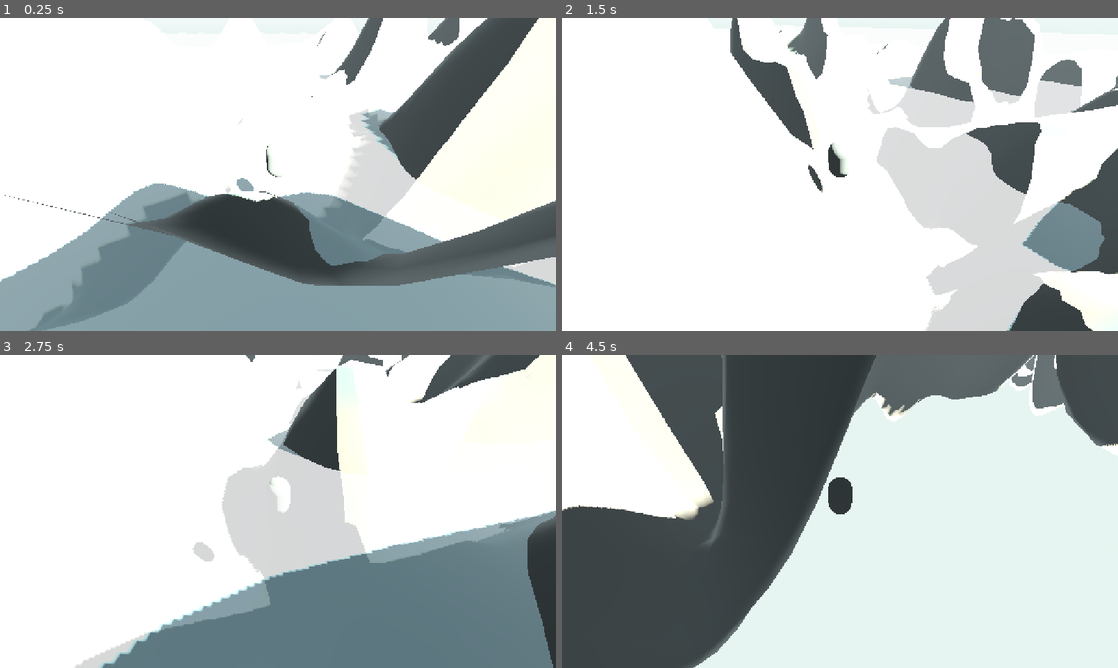
Above: before the commit, frames 1-4 (two rows, left to right).
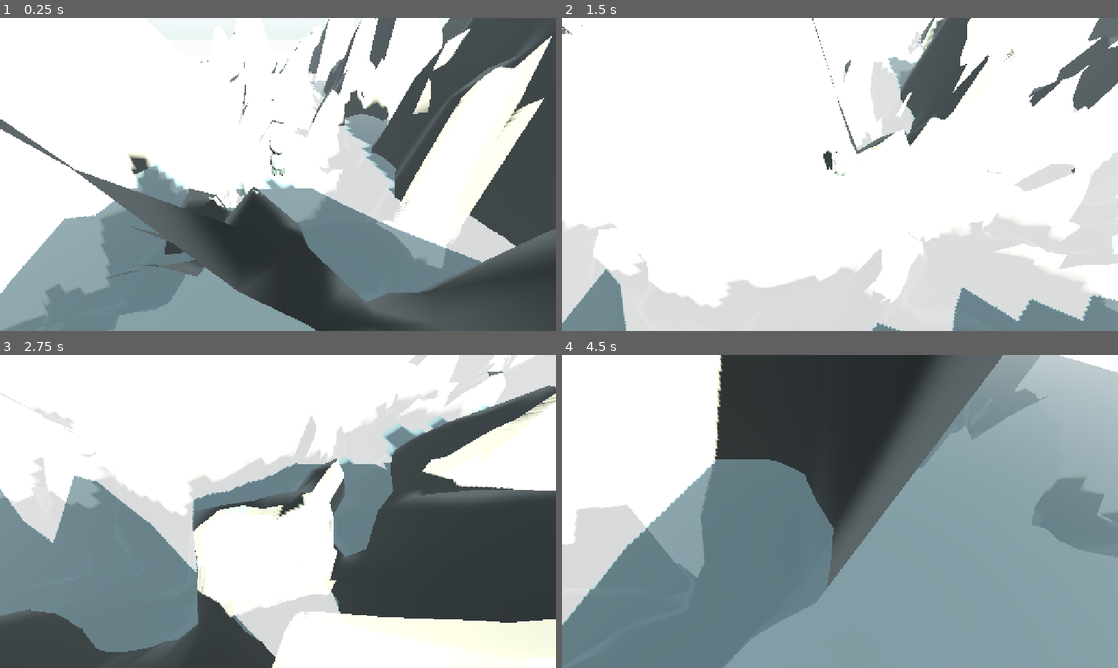
Above: after the commit, the same moments.

Repository: hunterbastian/yama
Game: Godot game, scene res://scenes/main.tscn
The game is run twice, just before and just after one commit, with the same random seed, the same clock (stepped at 60 frames per second) and the same inputs.
Inputs (mouse positions are in pixels of both pictures, inside the frame that each line leads up to):
- Up to frame 1 (0.25 s): no input
- Up to frame 2 (1.5 s): tap Enter at 0.5 s; move the mouse to (867, 174) at 0.52 s; hold Shift (sprint) 0.53-1.28 s; hold W (move_forward) from 0.53 s (still down); tap Space (jump) at 0.77 s; move the mouse to (812, 174) at 1.27 s; tap R (regenerate) at 1.35 s
- Up to frame 3 (2.75 s): keep holding W (move_forward); tap Space (jump) at 1.52 s; tap Shift (sprint) at 1.55 s; move the mouse to (289, 505) at 2.02 s; hold Shift (sprint) from 2.03 s (still down)
- Up to frame 4 (4.5 s): keep holding W (move_forward); move the mouse to (834, 517) at 2.77 s; release Shift (sprint) at 2.78 s; tap Shift (sprint) at 2.85, 3.8, 4.35 s; tap Space (jump) at 3.02, 3.77 s; move the mouse to (878, 514) at 3.52 s; hold R (regenerate) 3.53-4.28 s; move the mouse to (795, 508) at 4.27 s

The runs differ from the first frame. In frame 1, 33% of the frame differs, in the area x 0-100%, y 0-100%; in frame 2, 40%; in frame 3, 66%; in frame 4, 81%.

Commit message:
feat: walk animation, hillier terrain (3 octaves), flatter water

Diff:
--- a/scenes/player.tscn
+++ b/scenes/player.tscn
@@ -7,12 +7,22 @@
 radius = 0.3
 height = 1.0
 
-[sub_resource type="CapsuleMesh" id="CapsuleMesh_player"]
-radius = 0.3
-height = 1.0
+[sub_resource type="StandardMaterial3D" id="Mat_body"]
+albedo_color = Color(0.82, 0.90, 0.87, 1.0)
 
-[sub_resource type="StandardMaterial3D" id="Material_player"]
-albedo_color = Color(0.85, 0.93, 0.9, 1.0)
+[sub_resource type="StandardMaterial3D" id="Mat_head"]
+albedo_color = Color(0.92, 0.95, 0.93, 1.0)
+
+[sub_resource type="StandardMaterial3D" id="Mat_legs"]
+albedo_color = Color(0.45, 0.58, 0.52, 1.0)
+
+[sub_resource type="CapsuleMesh" id="Mesh_body"]
+radius = 0.2
+height = 0.5
+
+[sub_resource type="SphereMesh" id="Mesh_head"]
+radius = 0.22
+height = 0.44
 
 [node name="Player" type="CharacterBody3D"]
 script = ExtResource("1")
@@ -21,10 +31,27 @@
 transform = Transform3D(1, 0, 0, 0, 1, 0, 0, 0, 1, 0, 0.5, 0)
 shape = SubResource("CapsuleShape_player")
 
-[node name="MeshInstance3D" type="MeshInstance3D" parent="."]
-transform = Transform3D(1, 0, 0, 0, 1, 0, 0, 0, 1, 0, 0.5, 0)
-mesh = SubResource("CapsuleMesh_player")
-surface_material_override/0 = SubResource("Material_player")
+[node name="CharacterModel" type="Node3D" parent="."]
+
+[node name="Body" type="MeshInstance3D" parent="CharacterModel"]
+transform = Transform3D(1, 0, 0, 0, 1, 0, 0, 0, 1, 0, 0.45, 0)
+mesh = SubResource("Mesh_body")
+surface_material_override/0 = SubResource("Mat_body")
+
+[node name="Head" type="MeshInstance3D" parent="CharacterModel"]
+transform = Transform3D(1, 0, 0, 0, 1, 0, 0, 0, 1, 0, 0.9, 0)
+mesh = SubResource("Mesh_head")
+surface_material_override/0 = SubResource("Mat_head")
+
+[node name="LeftLeg" type="MeshInstance3D" parent="CharacterModel"]
+transform = Transform3D(0.4, 0, 0, 0, 0.5, 0, 0, 0, 0.4, -0.1, 0.12, 0)
+mesh = SubResource("Mesh_body")
+surface_material_override/0 = SubResource("Mat_legs")
+
+[node name="RightLeg" type="MeshInstance3D" parent="CharacterModel"]
+transform = Transform3D(0.4, 0, 0, 0, 0.5, 0, 0, 0, 0.4, 0.1, 0.12, 0)
+mesh = SubResource("Mesh_body")
+surface_material_override/0 = SubResource("Mat_legs")
 
 [node name="CameraPivot" type="Node3D" parent="."]
 script = ExtResource("2")
--- a/scenes/terrain.tscn
+++ b/scenes/terrain.tscn
@@ -11,7 +11,7 @@
 [sub_resource type="ShaderMaterial" id="ShaderMaterial_terrain"]
 shader = ExtResource("2")
 shader_parameter/seed = 0.0
-shader_parameter/height_scale = 12.0
+shader_parameter/height_scale = 18.0
 shader_parameter/noise_scale = 0.05
 shader_parameter/island_radius = 55.0
 
--- a/scenes/water.tscn
+++ b/scenes/water.tscn
@@ -13,7 +13,7 @@
 shader_parameter/water_color = Color(0.66, 0.85, 0.92, 0.8)
 shader_parameter/deep_color = Color(0.35, 0.55, 0.7, 0.95)
 shader_parameter/wave_speed = 0.4
-shader_parameter/wave_height = 0.15
+shader_parameter/wave_height = 0.03
 
 [node name="Water" type="MeshInstance3D"]
 transform = Transform3D(1, 0, 0, 0, 1, 0, 0, 0, 1, 0, -0.2, 0)
--- a/scripts/player.gd
+++ b/scripts/player.gd
@@ -17,7 +17,12 @@
 const APEX_GRAVITY_MULT := 0.4
 
 @onready var camera_pivot: Node3D = $CameraPivot
-@onready var mesh: MeshInstance3D = $MeshInstance3D
+@onready var model: Node3D = $CharacterModel
+@onready var left_leg: MeshInstance3D = $CharacterModel/LeftLeg
+@onready var right_leg: MeshInstance3D = $CharacterModel/RightLeg
+@onready var body: MeshInstance3D = $CharacterModel/Body
+
+var _walk_time := 0.0
 
 func _physics_process(delta: float) -> void:
 	# --- Input ---
@@ -43,9 +48,9 @@
 	if wish_dir.length() > 0.0:
 		velocity.x = move_toward(velocity.x, wish_dir.x * speed, acceleration * delta * speed)
 		velocity.z = move_toward(velocity.z, wish_dir.z * speed, acceleration * delta * speed)
-		# Rotate character to face movement direction
+		# Rotate model to face movement direction (not the body — that would spin the camera)
 		var target_angle := atan2(wish_dir.x, wish_dir.z)
-		rotation.y = lerp_angle(rotation.y, target_angle, rotation_speed * delta)
+		model.rotation.y = lerp_angle(model.rotation.y, target_angle, rotation_speed * delta)
 	else:
 		velocity.x = move_toward(velocity.x, 0.0, friction * delta * speed)
 		velocity.z = move_toward(velocity.z, 0.0, friction * delta * speed)
@@ -64,3 +69,21 @@
 		_coyote_timer = 0.0
 
 	move_and_slide()
+
+	# --- Walk animation ---
+	var h_speed := Vector2(velocity.x, velocity.z).length()
+	if h_speed > 0.5 and is_on_floor():
+		var anim_speed := 8.0 if sprinting else 5.0
+		_walk_time += delta * anim_speed
+		var swing := sin(_walk_time) * 0.4
+		# Legs swing forward/backward
+		left_leg.rotation.x = swing
+		right_leg.rotation.x = -swing
+		# Subtle body bob
+		body.position.y = 0.45 + abs(sin(_walk_time * 2.0)) * 0.03
+	else:
+		# Return to idle
+		_walk_time = 0.0
+		left_leg.rotation.x = lerp(left_leg.rotation.x, 0.0, 8.0 * delta)
+		right_leg.rotation.x = lerp(right_leg.rotation.x, 0.0, 8.0 * delta)
+		body.position.y = lerp(body.position.y, 0.45, 8.0 * delta)
--- a/scripts/terrain.gd
+++ b/scripts/terrain.gd
@@ -2,7 +2,7 @@
 
 const GRID_SIZE := 128
 const TERRAIN_SIZE := 120.0
-const HEIGHT_SCALE := 12.0
+const HEIGHT_SCALE := 18.0
 const ISLAND_RADIUS := 55.0
 const NOISE_SCALE := 0.05
 
@@ -38,8 +38,10 @@
 func _sample_height(wx: float, wz: float) -> float:
 	var px := wx * NOISE_SCALE + _current_seed
 	var pz := wz * NOISE_SCALE + _current_seed
-	var h := _noise.get_noise_2d(px, pz) * 0.6 \
-	       + _noise2.get_noise_2d(px * 2.0 + 43.0, pz * 2.0 + 17.0) * 0.4
+	# 3 octaves — must match shader exactly
+	var h := _noise.get_noise_2d(px, pz) * 0.5 \
+	       + _noise2.get_noise_2d(px * 2.0 + 43.0, pz * 2.0 + 17.0) * 0.3 \
+	       + _noise.get_noise_2d(px * 4.0 + 91.0, pz * 4.0 + 53.0) * 0.2
 	var dist := sqrt(wx * wx + wz * wz) / ISLAND_RADIUS
 	var falloff := 1.0 - smoothstep(0.5, 1.0, dist)
 	return h * HEIGHT_SCALE * falloff
--- a/shaders/terrain.gdshader
+++ b/shaders/terrain.gdshader
@@ -1,7 +1,7 @@
 shader_type spatial;
 
 uniform float seed : hint_range(0.0, 1000.0) = 0.0;
-uniform float height_scale : hint_range(0.0, 30.0) = 12.0;
+uniform float height_scale : hint_range(0.0, 30.0) = 18.0;
 uniform float noise_scale : hint_range(0.01, 0.2) = 0.05;
 uniform float island_radius : hint_range(10.0, 100.0) = 55.0;
 
@@ -41,7 +41,8 @@
 float terrain_height(vec2 pos) {
 	// Seed offsets sample position — CPU code must mirror this exactly
 	vec2 p = pos * noise_scale + vec2(seed, seed);
-	float h = snoise(p) * 0.6 + snoise(p * 2.0 + vec2(43.0, 17.0)) * 0.4;
+	// 3 octaves: broad hills + medium ridges + small bumps
+	float h = snoise(p) * 0.5 + snoise(p * 2.0 + vec2(43.0, 17.0)) * 0.3 + snoise(p * 4.0 + vec2(91.0, 53.0)) * 0.2;
 
 	// Island falloff — distance from center fades to 0
 	float dist = length(pos) / island_radius;
--- a/shaders/water.gdshader
+++ b/shaders/water.gdshader
@@ -5,7 +5,7 @@
 uniform vec4 deep_color : source_color = vec4(0.35, 0.55, 0.70, 0.95);
 uniform sampler2D depth_texture : hint_depth_texture;
 uniform float wave_speed : hint_range(0.0, 2.0) = 0.4;
-uniform float wave_height : hint_range(0.0, 1.0) = 0.15;
+uniform float wave_height : hint_range(0.0, 1.0) = 0.03;
 
 void vertex() {
 	float wave = sin(VERTEX.x * 0.5 + TIME * wave_speed) * cos(VERTEX.z * 0.3 + TIME * wave_speed * 0.7);
Not shown: 1 places in scenes/player.tscn that only renumber resources
